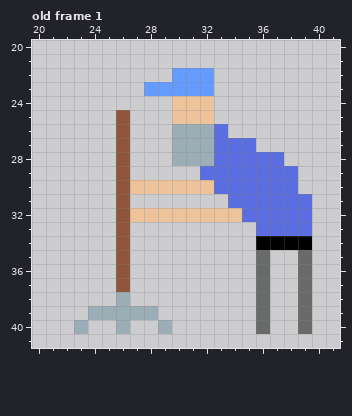
File history of a pixel-art file, sprites/enemies/source/janitor.aseprite. The picture above was drawn from the file before the commit.
64x64 pixels, 4 frames. Shown: old frame 1: x 20..41, y 20..41. The commit also changed other frames, which this record leaves out.
After:
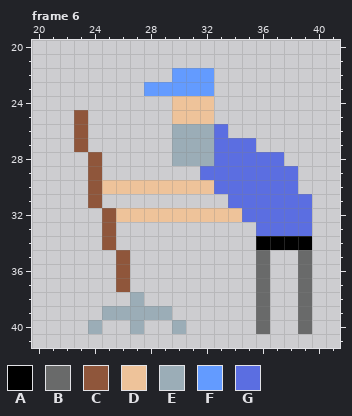
Palette (. is transparent): A #000000  B #696a6a  C #8f563b  D #eec39a  E #9badb7  F #639bff  G #5b6ee1
A new or re-ordered frame is compared with the old frame closest to it.
The author wrote: added idle state to janitor
Change:
{"change": "frames 4 -> 6"}
{"where": "frame 6 is new; against old frame 1, layers \"Layer 2\", \"Layer 1\""}
{"frame":6,"y":25,"x":23,"old":".","new":"C"}
{"frame":6,"y":25,"x":26,"old":"C","new":"."}
{"frame":6,"y":26,"x":23,"old":".","new":"C"}
{"frame":6,"y":26,"x":26,"old":"C","new":"."}
{"frame":6,"y":27,"x":23,"old":".","new":"C"}
{"frame":6,"y":27,"x":26,"old":"C","new":"."}
{"frame":6,"y":28,"x":24,"old":".","new":"C"}
{"frame":6,"y":28,"x":26,"old":"C","new":"."}
{"frame":6,"y":29,"x":24,"old":".","new":"C"}
{"frame":6,"y":29,"x":26,"old":"C","new":"."}
{"frame":6,"y":30,"x":24,"old":"..C","new":"CDD"}
{"frame":6,"y":31,"x":24,"old":".","new":"C"}
{"frame":6,"y":31,"x":26,"old":"C","new":"."}
{"frame":6,"y":32,"x":25,"old":".C","new":"CD"}
{"frame":6,"y":33,"x":25,"old":".C","new":"C."}
{"frame":6,"y":34,"x":25,"old":".C","new":"C."}
{"frame":6,"y":38,"x":26,"old":"E.","new":".E"}
{"frame":6,"y":39,"x":24,"old":"E","new":"."}
{"frame":6,"y":39,"x":29,"old":".","new":"E"}
{"frame":6,"y":40,"x":23,"old":"E.","new":".E"}
{"frame":6,"y":40,"x":26,"old":"E.","new":".E"}
{"frame":6,"y":40,"x":29,"old":"E.","new":".E"}
